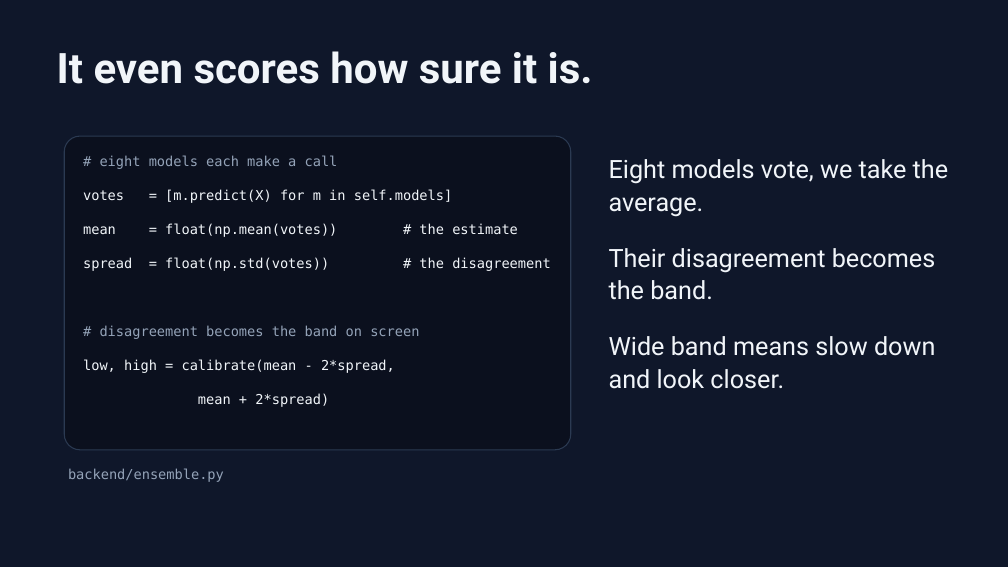
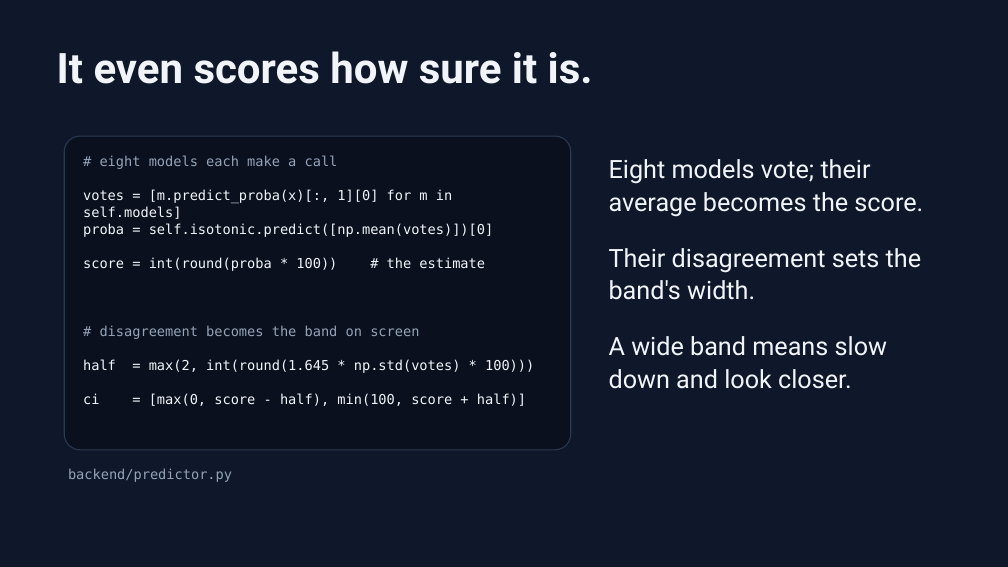
Before and after one commit to dev-abhinavmishra/resistanceai, a slide deck: slide 9 of ResistanceAI_Presentation_v9.pptx. Drawn at 1008x567 pixels with LibreOffice and Linux fonts; fonts in the diff are those of the drawing. Boxes give left, top, right and bottom in pixels: in the first picture for what was removed or moved away, otherwise in the second. Text is boxed around its words. In the diff, an @@ line names an element or a change of style, - is before the commit and + after.

```diff
--- a/ResistanceAI_Presentation_v9.pptx
+++ b/ResistanceAI_Presentation_v9.pptx
@@ text at <box>609,159,923,389</box>: text changed @@
-Eight models vote, we take the average.
-Their disagreement becomes the band.
-Wide band means slow down and look closer.
+Eight models vote; their average becomes the score.
+Their disagreement sets the band's width.
+A wide band means slow down and look closer.
@@ text at <box>83,189,452,219</box>: text changed @@
-votes = [m.predict(X) for m in self.models]
+votes = [m.predict_proba(x)[:, 1][0] for m in self.models]
@@ text at <box>83,223,494,237</box>: text changed @@
-mean = float(np.mean(votes)) # the estimate
+proba = self.isotonic.predict([np.mean(votes)])[0]
@@ text at <box>83,257,485,271</box>: text changed @@
-spread = float(np.std(votes)) # the disagreement
+score = int(round(proba * 100)) # the estimate
@@ text at <box>83,359,534,373</box>: text changed @@
-low, high = calibrate(mean - 2*spread,
+half = max(2, int(round(1.645 * np.std(votes) * 100)))
@@ text at <box>83,393,526,406</box>: text changed @@
-mean + 2*spread)
+ci = [max(0, score - half), min(100, score + half)]
@@ text at <box>68,468,232,482</box>: text changed @@
-backend/ensemble.py
+backend/predictor.py
```
Also in this commit, not shown: 6 other slides changed, 1 other file.
